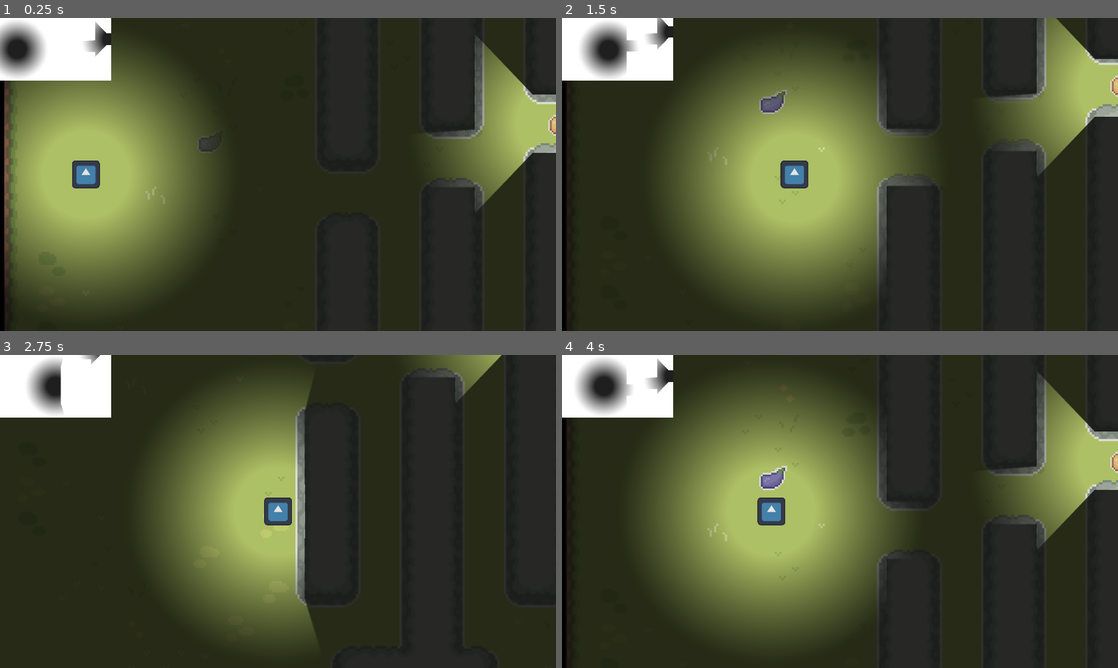
Above: before the commit, frames 1-4 (two rows, left to right).
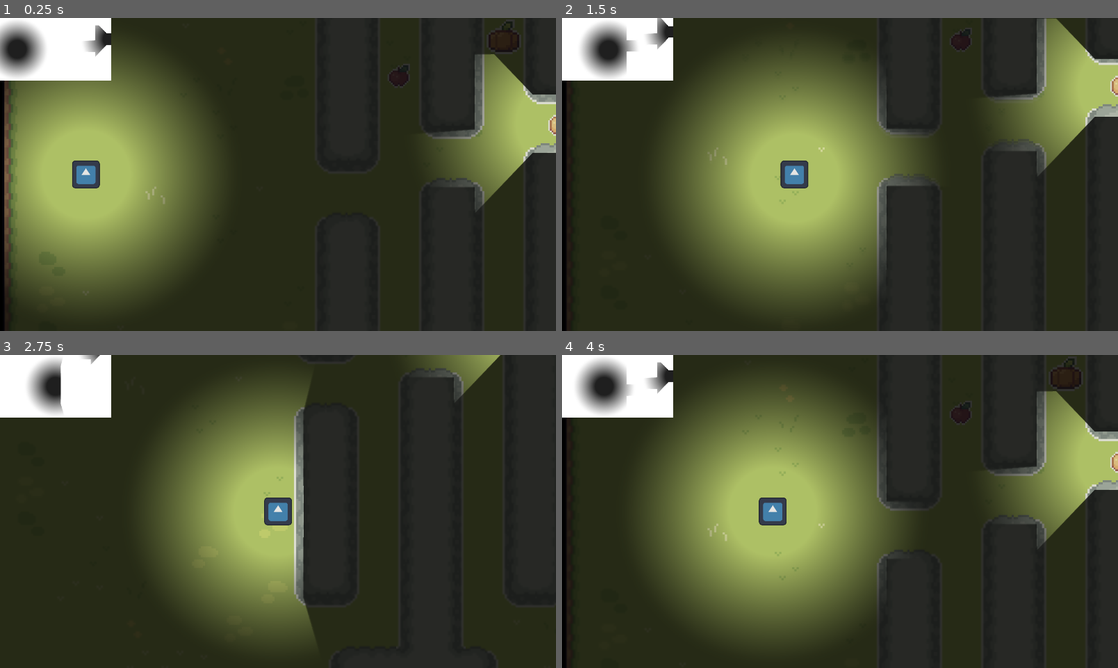
Above: after the commit, the same moments.

Repository: Max-Goad/infiltrate
Game: Godot game, scene res://scenes/test.tscn
Two runs of this game, one before a commit and one after it. Both use one fixed random seed, a clock stepped at 60 frames per second and the inputs below. The engine's default icon, where the game draws it, is replaced by a stand-in: a white triangle on a blue panel in a dark square.
Inputs (mouse positions are in pixels of both pictures, inside the frame that each line leads up to):
- Up to frame 1 (0.25 s): no input
- Up to frame 2 (1.5 s): tap Enter at 0.5 s; move the mouse to (962, 158) at 0.52 s; hold Right (player_right) 0.53-1.28 s; click (962, 158) at 0.67 s; move the mouse to (728, 190) at 1.27 s; hold Down (player_down) from 1.28 s (still down)
- Up to frame 3 (2.75 s): move the mouse to (333, 442) at 2.02 s; release Down (player_down) at 2.03 s; hold Right (player_right) from 2.03 s (still down)
- Up to frame 4 (4 s): tap Space at 2.75 s; move the mouse to (812, 574) at 2.77 s; release Right (player_right) at 2.78 s; hold Up (player_up) 2.78-3.53 s; click (812, 574) at 2.92 s; move the mouse to (1006, 558) at 3.52 s; hold Left (player_left) from 3.53 s (still down)

The runs differ from the first frame. In frame 1, 0.2% of the frame differs, in the area x 17-94%, y 1-44%; in frame 2, 0.3%; in frame 3, 0.6%, in the area x 10-91%, y 0-89%; in frame 4, 0.6%.

Commit message:
Updated map renderer to include overlay and mask objects

Diff:
--- a/scenes/map_renderer.tscn
+++ b/scenes/map_renderer.tscn
@@ -1,7 +1,7 @@
 [gd_scene load_steps=7 format=3 uid="uid://sh3yljpf73t7"]
 
 [ext_resource type="Shader" path="res://resources/masked_texture.gdshader" id="1_1fnjm"]
-[ext_resource type="Script" path="res://scripts/map_renderer.gd" id="1_1u0w6"]
+[ext_resource type="Script" path="res://scripts/uv_map_renderer.gd" id="1_1u0w6"]
 
 [sub_resource type="ViewportTexture" id="ViewportTexture_djdf3"]
 viewport_path = NodePath("Mask")
--- a/scenes/test.tscn
+++ b/scenes/test.tscn
@@ -14,9 +14,22 @@
 atlas = ExtResource("8_8p8fv")
 region = Rect2(16, 80, 16, 16)
 
+[sub_resource type="AtlasTexture" id="AtlasTexture_af1uo"]
+atlas = ExtResource("8_8p8fv")
+region = Rect2(32, 96, 16, 16)
+
 [sub_resource type="AtlasTexture" id="AtlasTexture_nhd8h"]
 atlas = ExtResource("8_8p8fv")
 region = Rect2(32, 112, 16, 16)
+
+[sub_resource type="OccluderPolygon2D" id="OccluderPolygon2D_pa578"]
+polygon = PackedVector2Array(-17.5, -10, 17.5, -10, 17.5, 10, -17.5, 10)
+
+[sub_resource type="AtlasTexture" id="AtlasTexture_w1427"]
+atlas = ExtResource("8_8p8fv")
+region = Rect2(16, 144, 16, 16)
+
+[sub_resource type="RectangleShape2D" id="RectangleShape2D_d7vq2"]
 
 [sub_resource type="SpriteFrames" id="SpriteFrames_6hhut"]
 animations = [{
@@ -30,13 +43,13 @@
 }]
 
 [sub_resource type="CapsuleShape2D" id="CapsuleShape2D_64jt0"]
-radius = 35.0
-height = 70.0
+radius = 32.0
+height = 66.0
 
 [node name="TestScene" type="Node2D"]
-texture_filter = 1
 
 [node name="Map" type="Node2D" parent="."]
+texture_filter = 1
 script = ExtResource("1_bv3xe")
 
 [node name="Grass" type="TileMapLayer" parent="Map"]
@@ -49,12 +62,20 @@
 tile_map_data = PackedByteArray("AAANABEAAQACAAEAAAANABAAAQAFAAEAAAANAA8AAQAFAAIAAAANAA4AAQACAAEAAAANAA0AAQACAAEAAAAMAB …(21040 unchanged characters)…
 tile_set = ExtResource("1_3taul")
 
-[node name="Occluded" type="Sprite2D" parent="."]
-position = Vector2(486, 484)
+[node name="Test Hidden Object" type="Sprite2D" parent="."]
+texture_filter = 1
+position = Vector2(920, 250)
 scale = Vector2(4, 4)
 texture = SubResource("AtlasTexture_dl1rb")
 
+[node name="Test Visible Object" type="Sprite2D" parent="."]
+texture_filter = 1
+position = Vector2(920, 330)
+scale = Vector2(4, 4)
+texture = SubResource("AtlasTexture_af1uo")
+
 [node name="Test Static Light" type="Sprite2D" parent="."]
+texture_filter = 1
 position = Vector2(1290, 440)
 scale = Vector2(4, 4)
 texture = SubResource("AtlasTexture_nhd8h")
@@ -62,7 +83,29 @@
 [node name="LightComponent" type="Node2D" parent="Test Static Light"]
 script = ExtResource("7_8fgcr")
 
+[node name="Test Light Occluder" type="StaticBody2D" parent="."]
+
+[node name="LightOccluder2D" type="LightOccluder2D" parent="Test Light Occluder"]
+position = Vector2(1160, 240)
+scale = Vector2(4, 4)
+occluder = SubResource("OccluderPolygon2D_pa578")
+metadata/_edit_lock_ = true
+
+[node name="Sprite" type="Sprite2D" parent="Test Light Occluder"]
+texture_filter = 1
+position = Vector2(1160, 240)
+scale = Vector2(5, 5)
+texture = SubResource("AtlasTexture_w1427")
+metadata/_edit_lock_ = true
+
+[node name="CollisionShape2D" type="CollisionShape2D" parent="Test Light Occluder"]
+position = Vector2(1160, 240)
+scale = Vector2(4, 4)
+shape = SubResource("RectangleShape2D_d7vq2")
+metadata/_edit_lock_ = true
+
 [node name="Player" type="CharacterBody2D" parent="."]
+texture_filter = 1
 position = Vector2(198, 557)
 script = ExtResource("1_qruvv")
 
@@ -92,7 +135,10 @@
 
 [node name="CanvasLayer" type="CanvasLayer" parent="."]
 
-[node name="MapRenderer" parent="CanvasLayer" node_paths=PackedStringArray("map", "camera", "light_components") instance=ExtResource("2_23s2m")]
+[node name="UVMapRenderer" parent="CanvasLayer" node_paths=PackedStringArray("map", "camera", "lights", "occluders", "overlay_sprites") instance=ExtResource("2_23s2m")]
+texture_filter = 2
 map = NodePath("../../Map")
 camera = NodePath("../../Camera2D")
-light_components = [NodePath("../../Player/LightComponent"), NodePath("../../Test Static Light/LightComponent")]
+lights = [NodePath("../../Player/LightComponent"), NodePath("../../Test Static Light/LightComponent")]
+occluders = [NodePath("../../Test Light Occluder/LightOccluder2D")]
+overlay_sprites = [NodePath("../../Test Visible Object"), NodePath("../../Test Light Occluder/Sprite")]
--- a/scripts/uv_map_camera.gd
+++ b/scripts/uv_map_camera.gd
@@ -10,3 +10,4 @@
 	# the "position" of the camera continues to increment/decrement even
 	# when it is stopped by the specified bound limits.
 	self.global_position = reference.get_screen_center_position()
+	#self.global_position = reference.global_position
--- a/scripts/uv_map_layer.gd
+++ b/scripts/uv_map_layer.gd
@@ -1,13 +1,12 @@
 class_name UVMapLayer extends TileMapLayer
 
-const MASK_MATERIAL: Material = preload("res://resources/shaders/all_white.tres")
+var reference: TileMapLayer
 
-static func generate_overlay(reference: TileMapLayer) -> UVMapLayer:
-	var uv_map_layer: TileMapLayer = reference.duplicate()
-	uv_map_layer.modulate.v = 0.2
-	return uv_map_layer
+func _init(reference: TileMapLayer) -> void:
+	self.reference = reference
+	on_reference_updated()
 
-static func generate_mask(reference: TileMapLayer) -> UVMapLayer:
-	var uv_map_layer: TileMapLayer = reference.duplicate()
-	uv_map_layer.material = MASK_MATERIAL
-	return uv_map_layer
+func on_reference_updated():
+	self.global_transform = reference.global_transform
+	self.tile_set = reference.tile_set
+	self.tile_map_data = reference.tile_map_data
--- a/scripts/map_renderer.gd
+++ b/scripts/uv_map_renderer.gd
@@ -1,4 +1,4 @@
-class_name MapRenderer extends Node2D
+class_name UVMapRenderer extends Node2D
 
 const MASK_MATERIAL: Material = preload("res://resources/shaders/all_white.tres")
 
@@ -8,7 +8,13 @@
 
 ## Light components are used to generate lights, which
 ## cut holes through the overlay (via the mask).
-@export var light_components: Array[LightComponent] = []
+@export var lights: Array[LightComponent] = []
+
+## Additional non-map occluders which are added to the mask layer.
+@export var occluders: Array[LightOccluder2D] = []
+
+## Sprites which should appear on the map overlay.
+@export var overlay_sprites: Array[Sprite2D] = []
 
 ## The overlay is the faded portion of the map which is displayed
 ## over top of everything else when no there is no vision.
@@ -30,16 +36,22 @@
 func _ready() -> void:
 	assert(map)
 	assert(camera)
-	assert(len(light_components) > 0)
+	assert(len(lights) > 0)
 
 	overlay.add_child(UVMapCamera.new(camera))
 	mask.add_child(UVMapCamera.new(camera))
 	for ref_layer in map.layers:
-		overlay.add_child(UVMapLayer.generate_overlay(ref_layer))
-		mask.add_child(UVMapLayer.generate_mask(ref_layer))
-	for ref_comp in light_components:
+		overlay.add_child(as_overlay(UVMapLayer.new(ref_layer)))
+		mask.add_child(as_mask(UVMapLayer.new(ref_layer)))
+	for ref_comp in lights:
 		# Only add the lights to the mask; the actual lights will exist in the real map
 		mask.add_child(UVMapLight.generate(ref_comp))
+
+	# TODO: How do we handle replication of data between the originals and these copies?
+	for sprite in overlay_sprites:
+		overlay.add_child(as_overlay(sprite.duplicate()))
+	for occluder in occluders:
+		mask.add_child(as_mask(occluder.duplicate()))
 
 	render.offset = camera.screen_center()
 	mask_debug_display.offset = camera.screen_center()
@@ -51,4 +63,11 @@
 #endregion
 
 #region Private Functions
+func as_overlay(node):
+	node.modulate.v = 0.2
+	return node
+
+func as_mask(node):
+	node.material = MASK_MATERIAL
+	return node
 #endregion
Not shown: 1 places in scenes/test.tscn that only renumber resources
